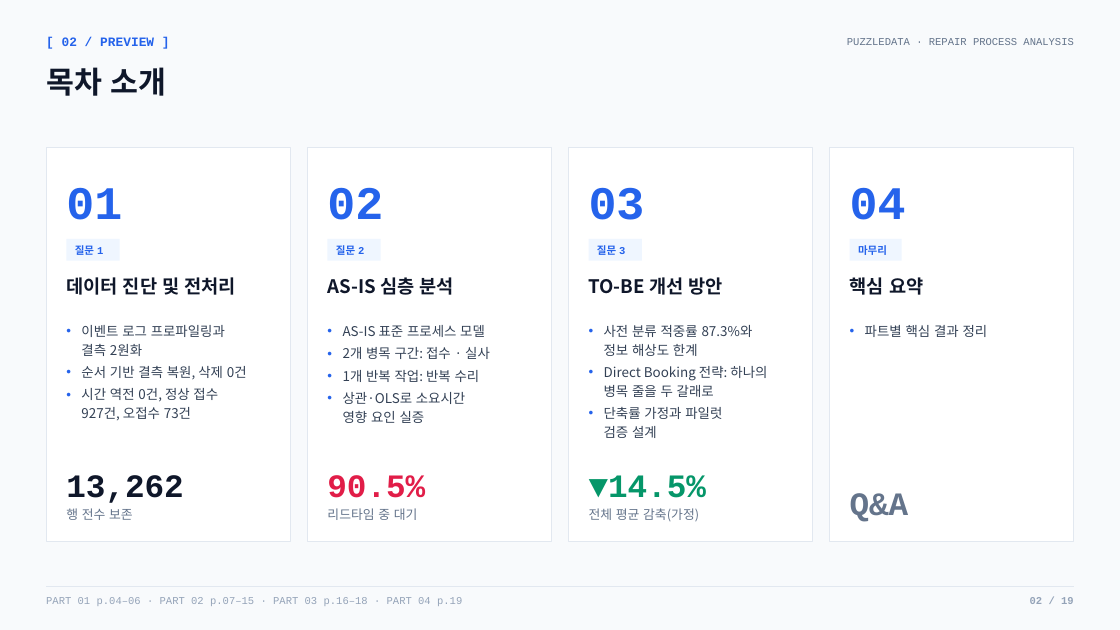
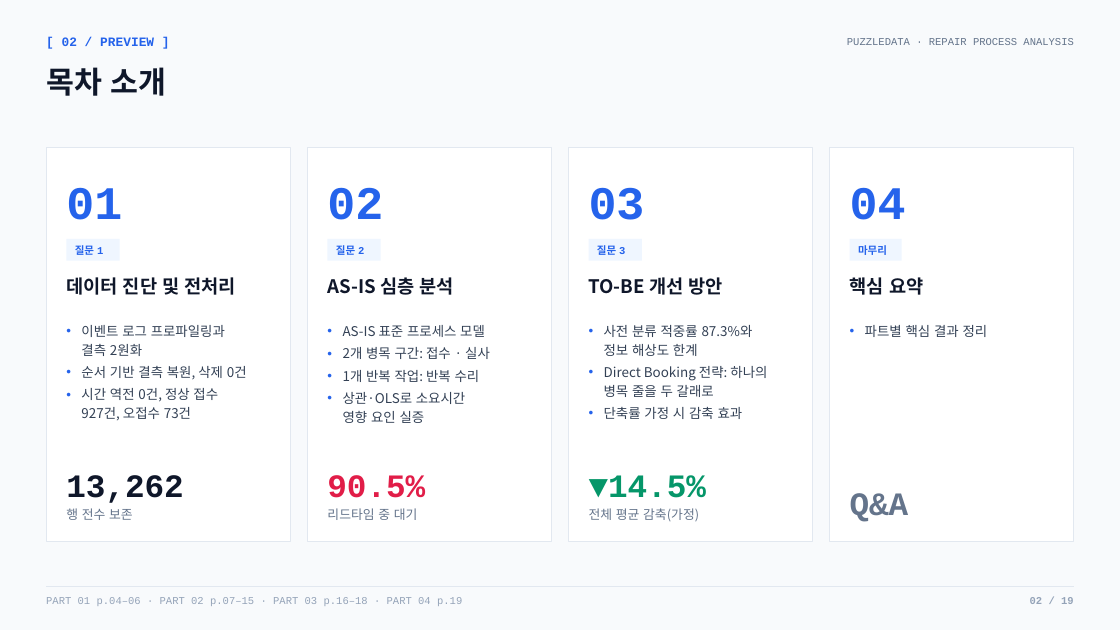
Before and after one commit to nus1245/puzzle_data, a slide deck: slide 2 of outputs/pptx/puzzledata_repair_report.pptx. Drawn at 1120x630 pixels with LibreOffice and Linux fonts; fonts in the diff are those of the drawing. Boxes give left, top, right and bottom in pixels: in the first picture for what was removed or moved away, otherwise in the second. Text is boxed around its words. In the diff, an @@ line names an element or a change of style, - is before the commit and + after.

```diff
--- a/outputs/pptx/puzzledata_repair_report.pptx
+++ b/outputs/pptx/puzzledata_repair_report.pptx
@@ text at (604,407,743,419): text changed @@
-• 단축률 가정과 파일럿
-  검증 설계
+• 단축률 가정 시 감축 효과
```
Also in this commit, not shown: 2 other slides changed, 3 other files.
